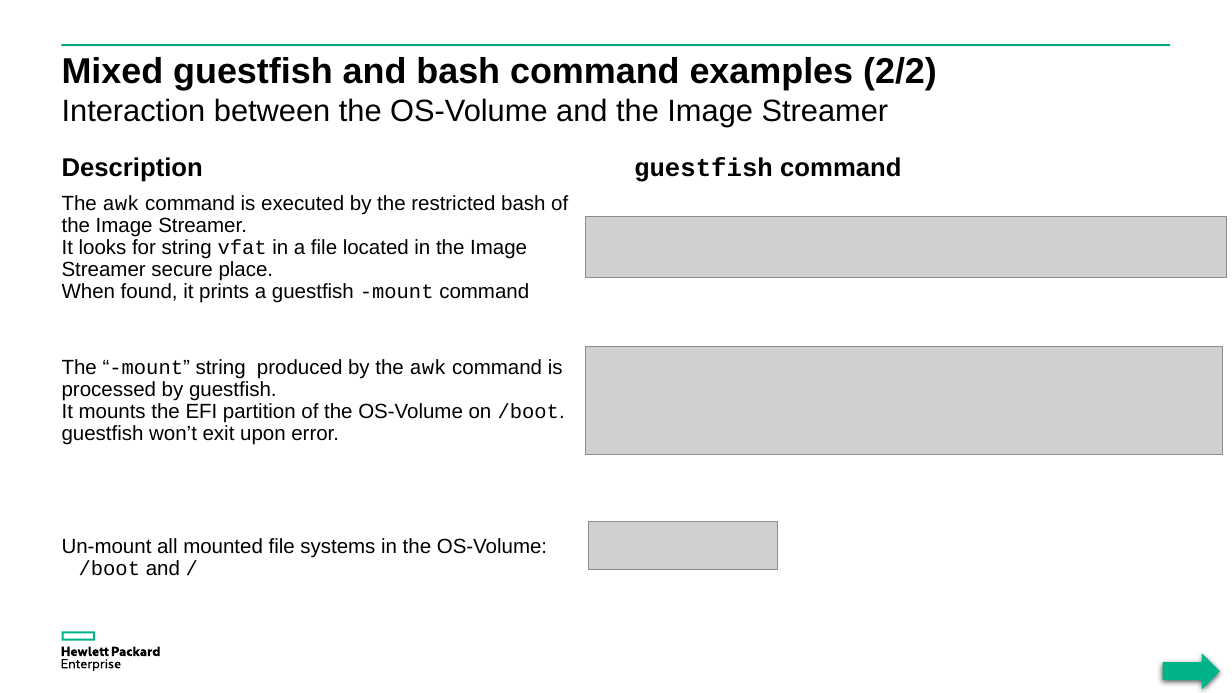
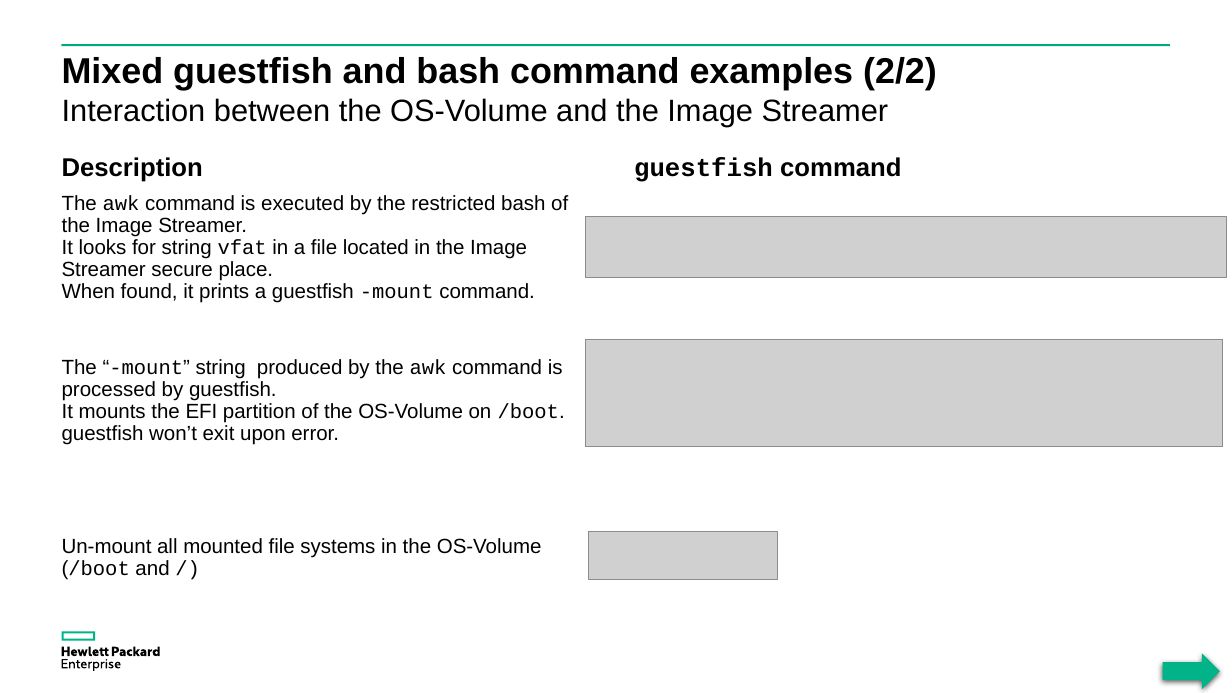
Before and after one commit to donzef/image-streamer-linux, a slide deck: slide 15 of docs/Guestfish-and-ImageStreamer.ppsx (slide 16 before the commit). Drawn at 1232x693 pixels with LibreOffice and Linux fonts; fonts in the diff are those of the drawing; grey boxes stand for pictures. Boxes give left, top, right and bottom in pixels: in the first picture for what was removed or moved away, otherwise in the second. Text is boxed around its words. In the diff, an @@ line names an element or a change of style, - is before the commit and + after.

```diff
--- a/docs/Guestfish-and-ImageStreamer.ppsx
+++ b/docs/Guestfish-and-ImageStreamer.ppsx
@@ text at box(62, 195, 568, 303): text changed @@
-The awk command is executed by the restricted bash of the Image Streamer.
-It looks for string vfat in a file located in the Image Streamer secure place.
-When found, it prints a guestfish -mount command
+The awk command is executed by the restricted bash of the Image Streamer.
+It looks for string vfat in a file located in the Image Streamer secure place.
+When found, it prints a guestfish -mount command.
@@ picture: place and size @@
-picture at box(585, 347, 1223, 454)
+picture at box(585, 339, 1223, 446)
@@ text at box(62, 538, 542, 580): text changed @@
-Un-mount all mounted file systems in the OS-Volume:
-/boot and /
+Un-mount all mounted file systems in the OS-Volume (/boot and /)
@@ picture: place and size @@
-picture at box(588, 522, 777, 570)
+picture at box(588, 531, 777, 579)
```
Also in this commit, not shown: 14 other slides changed, 1 slide removed.
